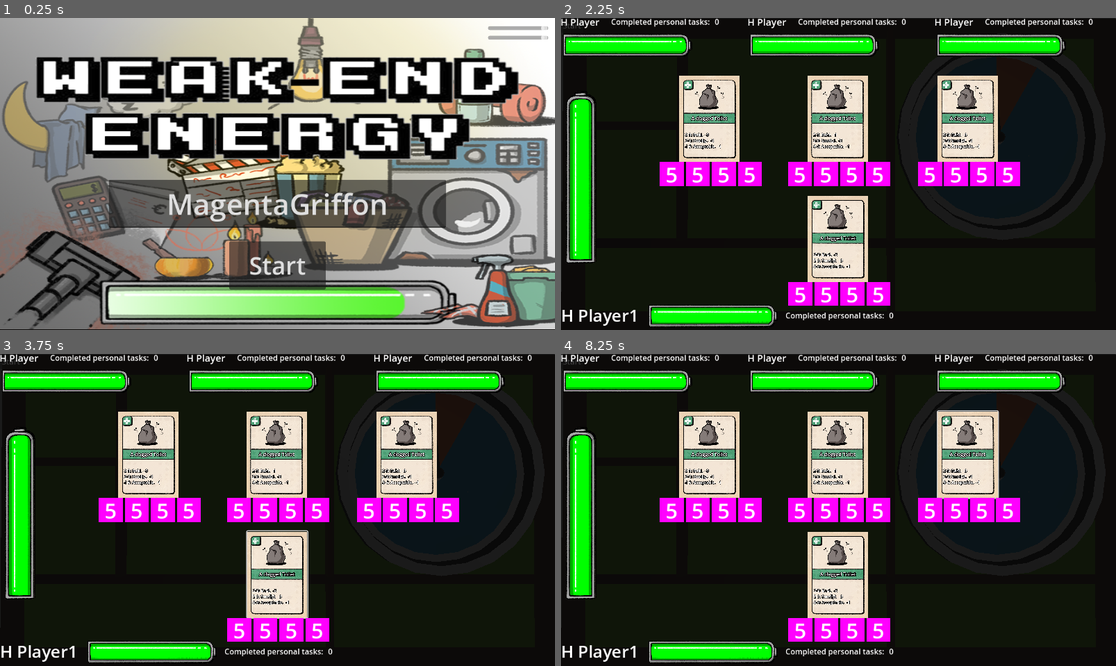
Above: before the commit, frames 1-4 (two rows, left to right).
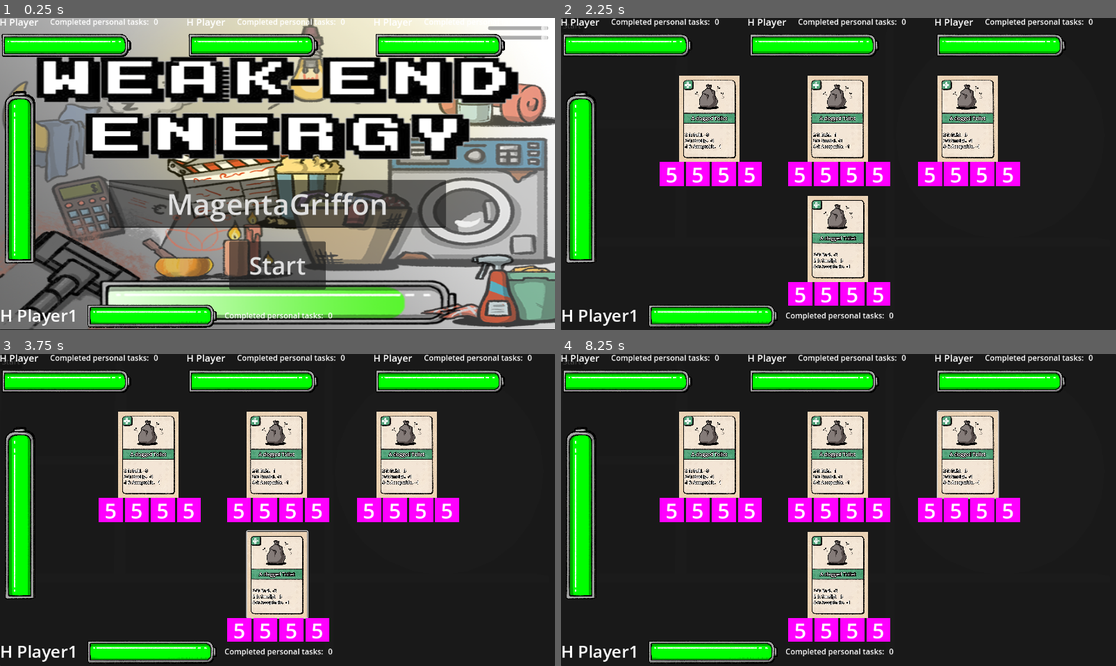
Above: after the commit, the same moments.

Repository: Lievven/weak-end-energy
Game: Godot game, scene res://jans_scene.tscn
Same seed, same stepped clock (60 frames per second), same inputs: the game is played once before the commit and once after it. Sound files missing from this copy of the repository are replaced by a short silence.
Inputs (mouse positions are in pixels of both pictures, inside the frame that each line leads up to):
- Up to frame 1 (0.25 s): no input
- Up to frame 2 (2.25 s): click "Start" at 0.5 s; click "Start" at 1.25 s; click "Start" at 2 s
- Up to frame 3 (3.75 s): click (277, 510) at 2.75 s; click (277, 575) at 3.52 s
- Up to frame 4 (8.25 s): click (838, 510) at 4.25 s; click (838, 575) at 5.02 s; click "Start" at 5.75 s; click (838, 510) at 6.5 s; click (838, 575) at 7.27 s; tap Enter at 8 s; move the mouse to (960, 494) at 8.02 s; click (960, 494) at 8.17 s

The runs differ from the first frame. In frame 1, 10% of the frame differs, in the area x 0-100%, y 0-100%; in frame 2, less than 0.1%; in frame 3, less than 0.1%; in frame 4, less than 0.1%.
Error before the commit: Invalid call. Nonexistent function 'is_game_started' in base 'Nil'. (res://staging/staging_area_controller.gd:21)
Error after the commit: Parse Error: Expected variable name after "var". (res://endingscreen.gd:3)

Commit message:
wip-end, non working

Diff:
--- /dev/null
+++ b/Godot/ending_screen.tscn
@@ -0,0 +1,7 @@
+[gd_scene format=3 uid="uid://7snan8gapjes"]
+
+[node name="EndingScreen" type="Control"]
+layout_mode = 3
+anchors_preset = 0
+offset_right = 40.0
+offset_bottom = 40.0
--- /dev/null
+++ b/Godot/endingscreen.gd
@@ -0,0 +1,3 @@
+extends Control
+
+@export var
--- a/Godot/jans_scene.tscn
+++ b/Godot/jans_scene.tscn
@@ -1,16 +1,18 @@
-[gd_scene load_steps=9 format=3 uid="uid://e8bhwjkcn0ir"]
+[gd_scene load_steps=12 format=3 uid="uid://e8bhwjkcn0ir"]
 
-[ext_resource type="PackedScene" uid="uid://dkdlmjor1so01" path="res://board_and_clock_2.fbx" id="2_86lhx"]
 [ext_resource type="PackedScene" uid="uid://dwansns35h8w4" path="res://card_ui/card_hand.tscn" id="2_n0yoy"]
 [ext_resource type="PackedScene" uid="uid://dwrs03074tgo1" path="res://resources/board_and_clock.fbx" id="2_vslsf"]
 [ext_resource type="Script" uid="uid://dfinw6b8dggu" path="res://button.gd" id="3_n0yoy"]
 [ext_resource type="PackedScene" uid="uid://boxlrrifk2hh1" path="res://staging/staging_area.tscn" id="4_xrgg8"]
-[ext_resource type="PackedScene" uid="uid://de85dukbwipsf" path="res://menu.tscn" id="5_dwnfq"]
+[ext_resource type="PackedScene" path="res://menu.tscn" id="5_dwnfq"]
 [ext_resource type="PackedScene" uid="uid://2w1lidmwegnf" path="res://main_ui.tscn" id="6_e6lia"]
+[ext_resource type="PackedScene" uid="uid://7snan8gapjes" path="res://ending_screen.tscn" id="7_86lhx"]
+[ext_resource type="Script" uid="uid://bv00ryumv72va" path="res://endingscreen.gd" id="8_j6erj"]
+[ext_resource type="Texture2D" uid="uid://bypl67tobaiae" path="res://vacation_approved.png" id="8_tmg3v"]
+[ext_resource type="Texture2D" uid="uid://dmtrwamep360" path="res://BURNT_TO_A_CRISP.png" id="9_a8goq"]
 
 [sub_resource type="Environment" id="Environment_vslsf"]
 ambient_light_color = Color(1, 1, 1, 1)
-ambient_light_energy = 16.0
 
 [node name="JansScene" type="Node3D"]
 
@@ -19,10 +21,6 @@
 
 [node name="board_and_clock" parent="." instance=ExtResource("2_vslsf")]
 transform = Transform3D(1, 0, 0, 0, 1, 0, 0, 0, 1, -5.34094, 0, -0.923387)
-visible = false
-
-[node name="board_and_clock_2" parent="." instance=ExtResource("2_86lhx")]
-transform = Transform3D(1, 0, 0, 0, 1, 0, 0, 0, 1, -5.29639, 0, -0.868425)
 
 [node name="WorldEnvironment" type="WorldEnvironment" parent="."]
 environment = SubResource("Environment_vslsf")
@@ -38,9 +36,60 @@
 
 [node name="StagingArea" parent="." instance=ExtResource("4_xrgg8")]
 
+[node name="MenuScene" parent="." instance=ExtResource("5_dwnfq")]
+
 [node name="UI" parent="." instance=ExtResource("6_e6lia")]
 mouse_filter = 2
 
-[node name="MenuScene" parent="." instance=ExtResource("5_dwnfq")]
+[node name="EndingScreen" parent="." instance=ExtResource("7_86lhx")]
+anchors_preset = 15
+anchor_right = 1.0
+anchor_bottom = 1.0
+offset_right = 0.0
+offset_bottom = 0.0
+grow_horizontal = 2
+grow_vertical = 2
+mouse_filter = 2
+script = ExtResource("8_j6erj")
+
+[node name="Win" type="ColorRect" parent="EndingScreen"]
+visible = false
+layout_mode = 1
+anchors_preset = 15
+anchor_right = 1.0
+anchor_bottom = 1.0
+grow_horizontal = 2
+grow_vertical = 2
+color = Color(1, 0.756863, 0.6, 0.615686)
+
+[node name="Win" type="TextureRect" parent="EndingScreen/Win"]
+layout_mode = 1
+anchors_preset = 15
+anchor_right = 1.0
+anchor_bottom = 1.0
+grow_horizontal = 2
+grow_vertical = 2
+mouse_filter = 2
+texture = ExtResource("8_tmg3v")
+
+[node name="Loss" type="ColorRect" parent="EndingScreen"]
+visible = false
+layout_mode = 1
+anchors_preset = 15
+anchor_right = 1.0
+anchor_bottom = 1.0
+grow_horizontal = 2
+grow_vertical = 2
+color = Color(1, 0.756863, 0.6, 0.615686)
+
+[node name="Win" type="TextureRect" parent="EndingScreen/Loss"]
+layout_mode = 1
+anchors_preset = 15
+anchor_right = 1.0
+anchor_bottom = 1.0
+grow_horizontal = 2
+grow_vertical = 2
+mouse_filter = 2
+texture = ExtResource("9_a8goq")
 
 [connection signal="pressed" from="CardHand/Button" to="CardHand/Button" method="_on_pressed"]
Binary file added: Godot/BURNT_TO_A_CRISP.png
Not shown, added: Godot/BURNT_TO_A_CRISP.png.import
Not shown, added: Godot/endingscreen.gd.uid
Binary file added: Godot/vacation_approved.png
Not shown, added: Godot/vacation_approved.png.import
